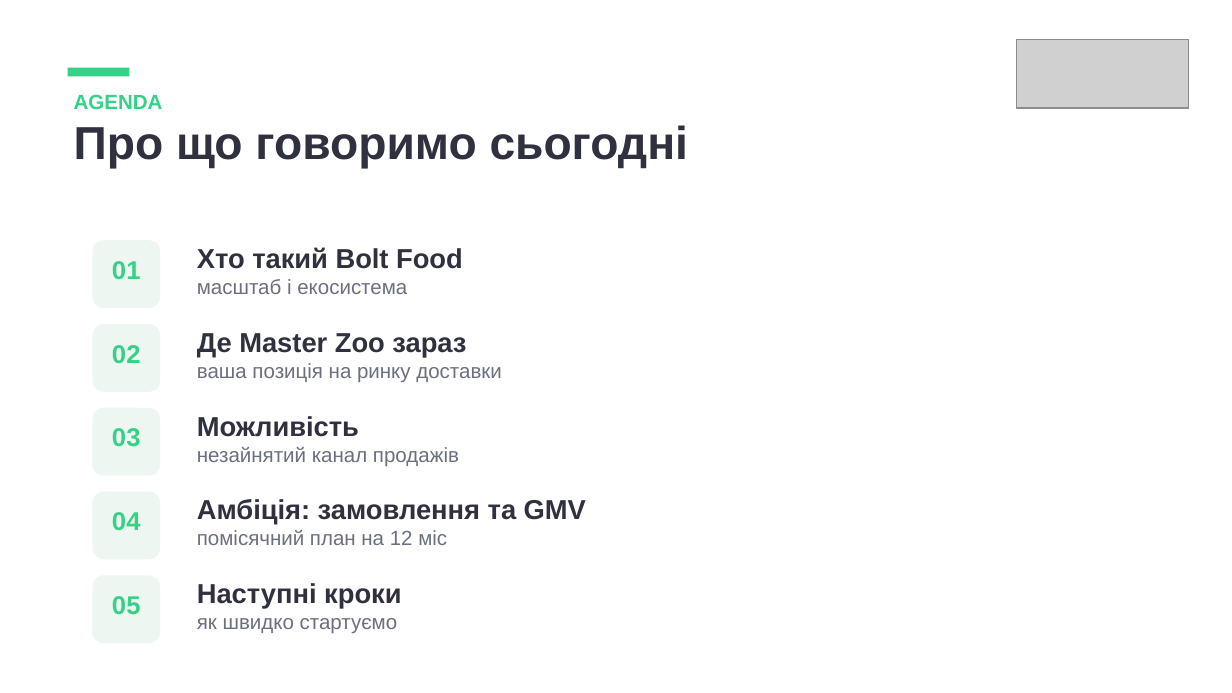
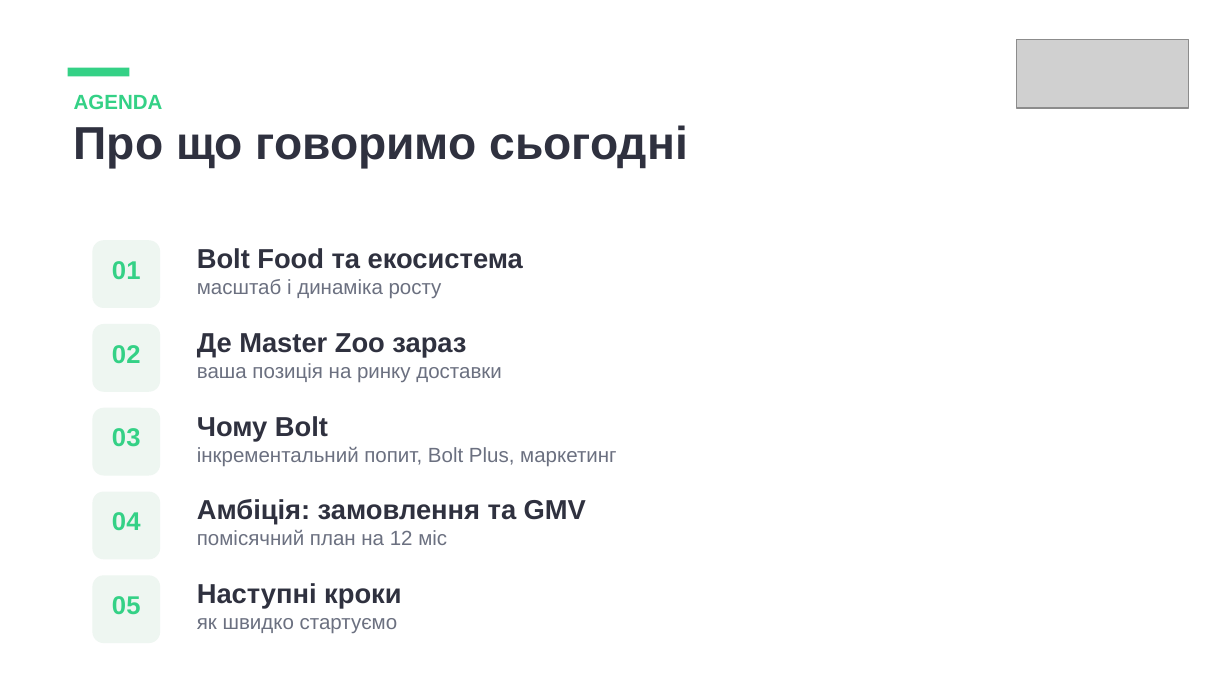
Before and after one commit to yuliianikolaieva/getplaced-report, a slide deck: slide 2 of Master-Zoo-Bolt-Food-Partnership.pptx. Drawn at 1232x693 pixels with LibreOffice and Linux fonts; fonts in the diff are those of the drawing; grey boxes stand for pictures. Boxes give left, top, right and bottom in pixels: in the first picture for what was removed or moved away, otherwise in the second. Text is boxed around its words. In the diff, an @@ line names an element or a change of style, - is before the commit and + after.

```diff
--- a/Master-Zoo-Bolt-Food-Partnership.pptx
+++ b/Master-Zoo-Bolt-Food-Partnership.pptx
@@ text at [197, 248, 523, 298]: text changed @@
-Хто такий Bolt Food
-масштаб і екосистема
+Bolt Food та екосистема
+масштаб і динаміка росту
@@ text at [197, 416, 616, 466]: text changed @@
-Можливість
-незайнятий канал продажів
+Чому Bolt
+інкрементальний попит, Bolt Plus, маркетинг
```
Also in this commit, not shown: 9 slides added, 2 other files.
